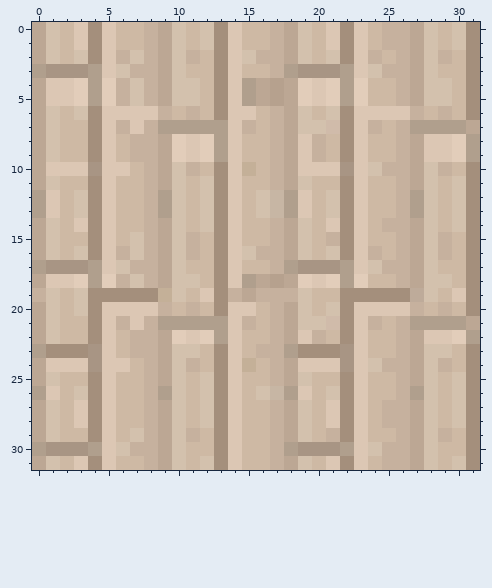
Pixel-art sprite -- wall_v.png. That is the earlier state.
The file is 32x32 pixels. Colours within 5 levels of each other are drawn and written as one.
After the commit:
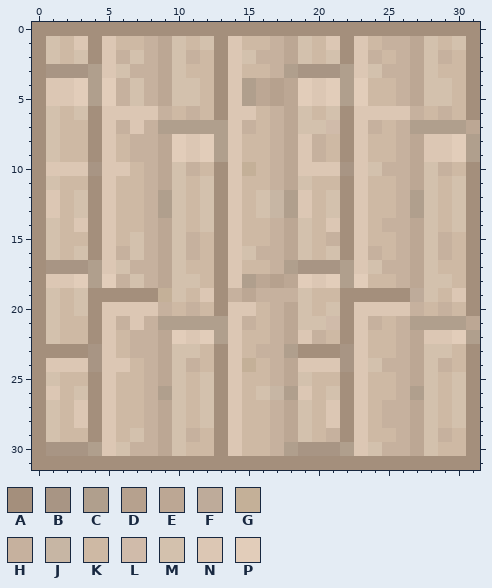
Palette (. is transparent): A #a48f7c  B #a89584  C #b09f8d  D #b6a18e  E #bca794  F #beab9a  G #c4b098  H #c6b19e  J #c7b6a4  K #ceb9a4  L #d0bbaa  M #d3c1ad  N #dcc7b4  P #e2cdba
Diff:
@@ x 0..31 @@
- 0 EMKNANKKHEMKMANKKHEMKNANKHHEMKMA
- 1 EMKNANKKHEMKMANKKHEMKNANKHHEMKMA
- 2 EMKMANHMHEMHKANMHHEMKMANHKHEMHKA
- 3 CBBBCNMHHEMKKANKKHCBBBCNMHHEMKKA
- 4 ENNPCPHMHEMMKANCEDEPNPCPKKHEMMKA
- 5 ENNPCPHMHEMMKANCEDEPNPCPKKHEMMKA
- 6 EMKMANNNNHKHKANNKHEMKMANNNNHKHKA
- 7 EMKKANHNHCCCCCNHKHEMMLANHKHCCCCE
- 8 EMKKANKHHEPNPCNKKHENHKANKKHENNPC
- 9 EMKKANKHHEPNPCNKKHENHKANKKHENNPC
-10 ENNNBNNKHEMHKANGKHENNNBNMHHEMHKA
-11 EMKKANKKHEMKMANKKHEMKKANKKHEMKMA
-12 CNKMANKKHCMKMANKMJCNKMANKKHCMKMA
-13 CNKMANKKHCMKMANKMJCNKMANKKHCMKMA
-14 EMKNANKKHEMKMANKKHEMKNANKHHEMKMA
-15 EMKKANKMHEMHKANKKHEMKHANKKHEMHKA
-16 EMKMANHMHEMHKANMHHEMKMANHKHEMHKA
-17 CBBBCNMHHEMKKANKKHCBBBCNMHHEMKKA
-18 ENNPCPHMHEMMKANCEDEPNPCPKKHEMMKA
-19 HMKMAAAAAGMKNAHEHHHMKKAAAAAFMKNA
-20 EMKMANNNNHKHKANNKHEMKMANNNNHKHKA
-21 EMKKANHNHCCCCCNHKHEMMLANHKHCCCCE
-22 EMKKANKHHEPNPCNKKHENHKANKKHENNPC
-23 CAAABNKHHEMMKANKHHCAAABNKKHEMMKA
-24 ENNNBNNKHEMHKANGKHENNNBNMHHEMHKA
-25 EMKKANKKHEMKMANKKHEMKKANKKHEMKMA
-26 CNKMANKKHCMKMANKMJCNKMANKKHCMKMA
-27 EMKNANKKHEMKMANKKHEMKNANKHHEMKMA
-28 EMKNANKKHEMKMANKKHEMKNANKHHEMKMA
-29 EMKKANKMHEMHKANKKHEMKHANKKHEMHKA
-30 CBBBCNMHHEMKKANKKHCBBBCNMHHEMKKA
-31 EMKNANKKHEMKMANKKHEMKNANKHHEMKMA
+ 0 AAAAAAAAAAAAAAAAAAAAAAAAAAAAAAAA
+ 1 AMKNANKKHEMKMANKKHEMKNANKHHEMKMA
+ 2 AMKMANHMHEMHKANMHHEMKMANHKHEMHKA
+ 3 ABBBCNMHHEMKKANKKHCBBBCNMHHEMKKA
+ 4 ANNPCPHMHEMMKANCEDEPNPCPKKHEMMKA
+ 5 ANNPCPHMHEMMKANCEDEPNPCPKKHEMMKA
+ 6 AMKMANNNNHKHKANNKHEMKMANNNNHKHKA
+ 7 AMKKANHNHCCCCCNHKHEMMLANHKHCCCCE
+ 8 AMKKANKHHEPNPCNKKHENHKANKKHENNPC
+ 9 AMKKANKHHEPNPCNKKHENHKANKKHENNPC
+10 ANNNBNNKHEMHKANGKHENNNBNMHHEMHKA
+11 AMKKANKKHEMKMANKKHEMKKANKKHEMKMA
+12 ANKMANKKHCMKMANKMJCNKMANKKHCMKMA
+13 ANKMANKKHCMKMANKMJCNKMANKKHCMKMA
+14 AMKNANKKHEMKMANKKHEMKNANKHHEMKMA
+15 AMKKANKMHEMHKANKKHEMKHANKKHEMHKA
+16 AMKMANHMHEMHKANMHHEMKMANHKHEMHKA
+17 ABBBCNMHHEMKKANKKHCBBBCNMHHEMKKA
+18 ANNPCPHMHEMMKANCEDEPNPCPKKHEMMKA
+19 AMKMAAAAAGMKNAHEHHHMKKAAAAAFMKNA
+20 AMKMANNNNHKHKANNKHEMKMANNNNHKHKA
+21 AMKKANHNHCCCCCNHKHEMMLANHKHCCCCE
+22 AMKKANKHHEPNPCNKKHENHKANKKHENNPC
+23 AAAABNKHHEMMKANKHHCAAABNKKHEMMKA
+24 ANNNBNNKHEMHKANGKHENNNBNMHHEMHKA
+25 AMKKANKKHEMKMANKKHEMKKANKKHEMKMA
+26 ANKMANKKHCMKMANKMJCNKMANKKHCMKMA
+27 AMKNANKKHEMKMANKKHEMKNANKHHEMKMA
+28 AMKNANKKHEMKMANKKHEMKNANKHHEMKMA
+29 AMKKANKMHEMHKANKKHEMKHANKKHEMHKA
+30 ABBBCNMHHEMKKANKKHCBBBCNMHHEMKKA
+31 AAAAAAAAAAAAAAAAAAAAAAAAAAAAAAAA
Where, in picture pixels (left, top, right, bottom), the same in both pictures:
changed: (32, 22, 466, 470)
